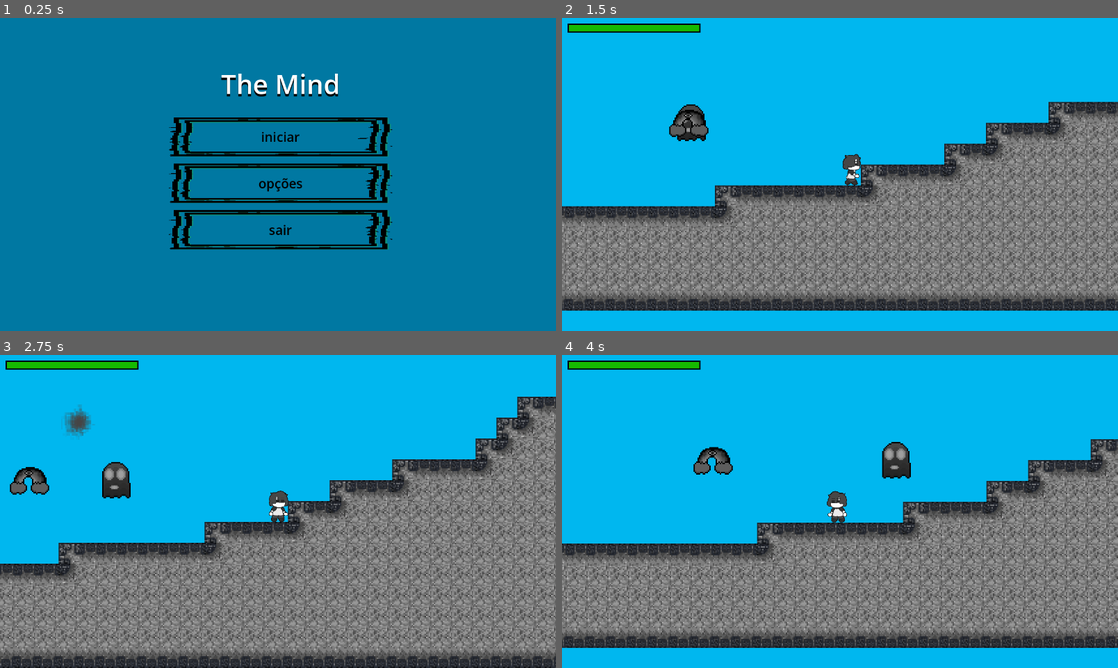
Above: before the commit, frames 1-4 (two rows, left to right).
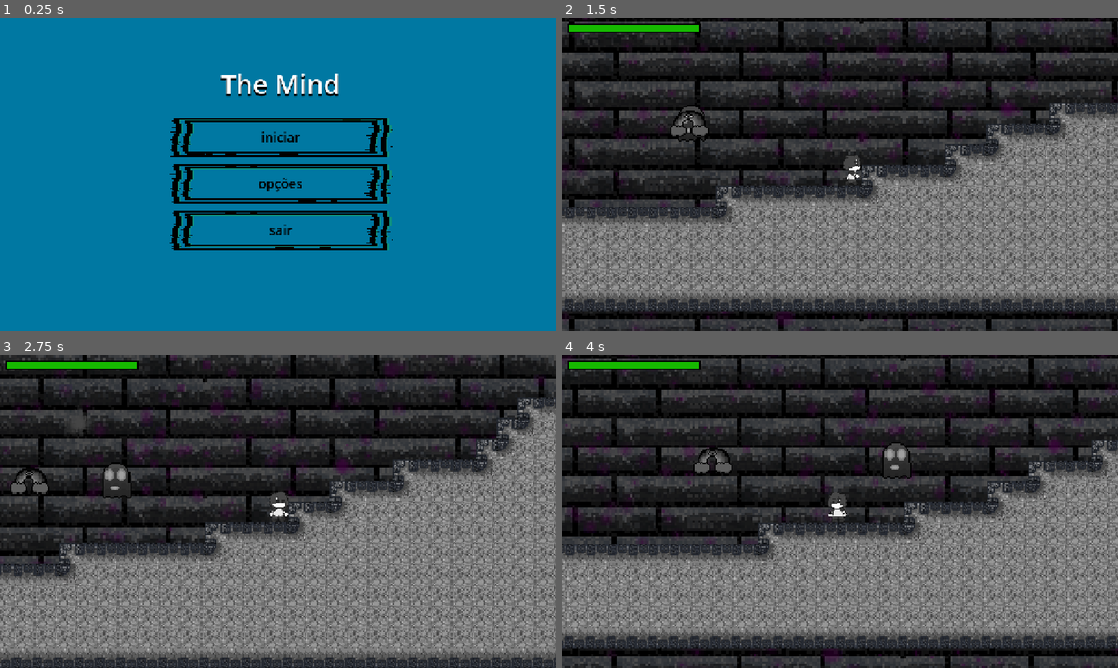
Above: after the commit, the same moments.

Repository: Yuuh15/Jogo_metroidvania_tcc
Game: Godot game, scene res://gui/menu/main_menu.tscn
Same seed, same stepped clock (60 frames per second), same inputs: the game is played once before the commit and once after it.
Inputs (mouse positions are in pixels of both pictures, inside the frame that each line leads up to):
- Up to frame 1 (0.25 s): no input
- Up to frame 2 (1.5 s): click "iniciar" at 0.5 s; tap Enter at 1.25 s; move the mouse to (962, 158) at 1.27 s; hold D (move_right) from 1.28 s (still down); tap Home (DEV_TOOL) at 1.35 s; click (962, 158) at 1.42 s
- Up to frame 3 (2.75 s): tap Space (jump) at 1.52 s; release D (move_right) at 2 s; drag from (166, 527) to (61, 480) at 2.02 s
- Up to frame 4 (4 s): move the mouse to (895, 442) at 2.77 s; hold A (move_left) 2.78-3.5 s; hold X (split_items) 2.78-3.5 s; drag from (812, 574) to (673, 464) at 3.52 s

The runs differ from the first frame. In frame 1, 3.3% of the frame differs, in the area x 30-71%, y 17-75%; in frame 2, 64%, in the area x 0-100%, y 0-100%; in frame 3, 55%; in frame 4, 63%.

Commit message:
Versão demo completa

Diff:
--- a/metroidvania_com_psicologia/levels/test_level.tscn
+++ b/metroidvania_com_psicologia/levels/test_level.tscn
@@ -16,6 +16,8 @@
 [ext_resource type="PackedScene" uid="uid://o0o06ki3ajpk" path="res://misc/killzone.tscn" id="8_wndkh"]
 [ext_resource type="PackedScene" uid="uid://bs142q3whn5qa" path="res://enemies/depression/slime/depression_slime.tscn" id="15_0vv12"]
 [ext_resource type="PackedScene" uid="uid://c6b5wiedlbj1y" path="res://gui/healthBar/health_bar.tscn" id="16_o5yuq"]
+[ext_resource type="Texture2D" uid="uid://s4lewx0en1yx" path="res://assets/parallax/tijolo paralax.png" id="17_xag4j"]
+[ext_resource type="Texture2D" uid="uid://dlwnxw3m5o5u1" path="res://assets/parallax/paralax particulas.png" id="18_pgbyh"]
 
 [sub_resource type="TileSetAtlasSource" id="TileSetAtlasSource_tlucr"]
 texture = ExtResource("1_aeujl")
@@ -126,6 +128,7 @@
 [node name="map" type="Node" parent="."]
 
 [node name="background" type="TileMapLayer" parent="map"]
+visible = false
 z_index = -10
 tile_map_data = PackedByteArray("AADx/9X/AAAAAAAAAADx/9b/AAAAAAAAAADx/9f/AAAAAAAAAADx/9j/AAAAAAAAAADx/9n/AAAAAAAAAADx/9 …(256960 unchanged characters)…
 tile_set = SubResource("TileSet_fi7ic")
@@ -188,3 +191,28 @@
 offset_right = 116.0
 offset_bottom = 21.0
 target = NodePath("../../player")
+
+[node name="background" type="Node2D" parent="."]
+z_index = -10
+
+[node name="Tijolo" type="Parallax2D" parent="background"]
+repeat_size = Vector2(640, 320)
+repeat_times = 7
+
+[node name="Sprite2D" type="Sprite2D" parent="background/Tijolo"]
+modulate = Color(0.41598, 0.41598, 0.41598, 1)
+position = Vector2(320, -184)
+scale = Vector2(2, 2)
+texture = ExtResource("17_xag4j")
+
+[node name="particulas" type="Parallax2D" parent="background"]
+scroll_scale = Vector2(1.1, 1)
+scroll_offset = Vector2(88, -16)
+repeat_size = Vector2(640, 320)
+repeat_times = 7
+
+[node name="Sprite2D" type="Sprite2D" parent="background/particulas"]
+modulate = Color(1, 0, 1, 1)
+position = Vector2(320, -184)
+scale = Vector2(2, 2)
+texture = ExtResource("18_pgbyh")
--- a/metroidvania_com_psicologia/project.godot
+++ b/metroidvania_com_psicologia/project.godot
@@ -20,6 +20,9 @@
 
 window/size/viewport_width=1280
 window/size/viewport_height=720
+window/size/mode=2
+window/stretch/mode="canvas_items"
+window/stretch/aspect="expand"
 
 [input]
 
Binary file added: metroidvania_com_psicologia/assets/parallax/musgo paralax.png
Not shown, added: metroidvania_com_psicologia/assets/parallax/musgo paralax.png.import
Binary file added: metroidvania_com_psicologia/assets/parallax/paralax particulas.png
Not shown, added: metroidvania_com_psicologia/assets/parallax/paralax particulas.png.import
Binary file added: metroidvania_com_psicologia/assets/parallax/tijolo paralax.png
Not shown, added: metroidvania_com_psicologia/assets/parallax/tijolo paralax.png.import
Not shown: 1 places in metroidvania_com_psicologia/levels/test_level.tscn that only renumber resources
